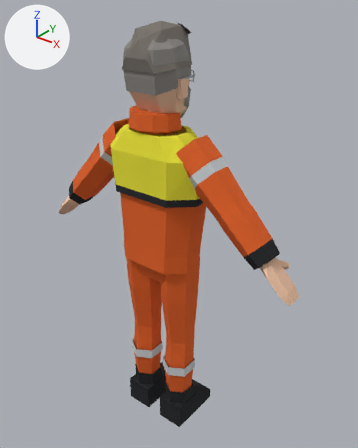
What one commit did to the Blender file characters/grey_beard_lead/grey_beard_lead_survival.blend.
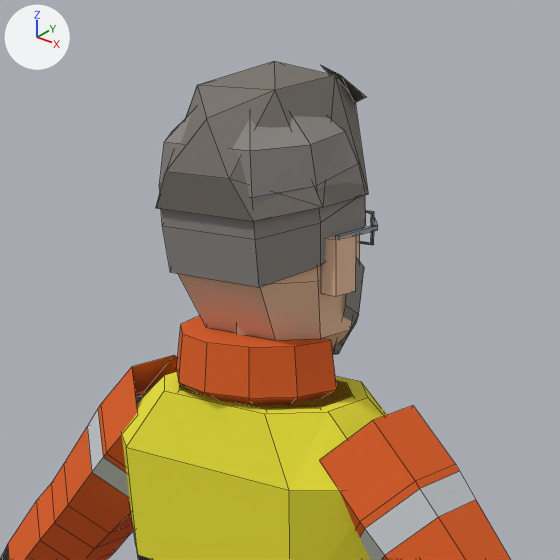
Each version is shown whole from a 50 mm camera at (1.246, -1.434, 1.935) aimed at (0.023, 0.095, 0.987), then close up on the part from 20% to 71% of the width and 0% to 42% of the height. Lighting does not change. The marker at upper left points along +X, +Y and +Z. The older version's two pictures come first. The close-ups show mesh edges as thin lines.

The first close-up shows 'grey_beard_lead_survival'.
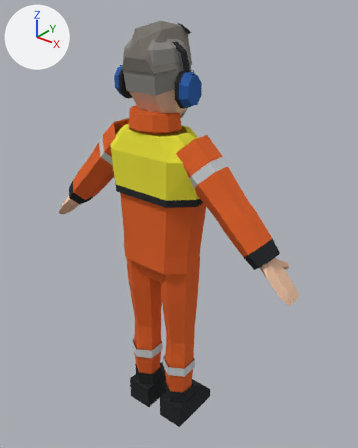
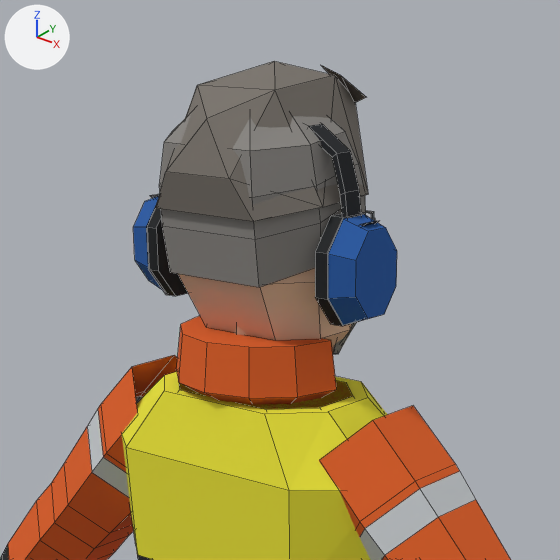
Location of each change, (x1, y1, x2, y2) in pixels of the close-ups (560 x 560 px):
part 1 of me_grey_beard_lead_survival, added
    after: (315, 212, 366, 326)
part 2 of me_grey_beard_lead_survival, added (blue)
    after: (328, 214, 397, 325)
part 3 of me_grey_beard_lead_survival, added
    after: (146, 204, 188, 296)
part 4 of me_grey_beard_lead_survival, added (blue)
    after: (133, 196, 162, 290)
part 5 of me_grey_beard_lead_survival, added
    after: (150, 124, 379, 226)

The change, as a list of edits to the scene's bpy script:
```text
Change me_grey_beard_lead_survival:
    used by ob_grey_beard_lead_survival; location = (0.0, 0.0, 0.0)
    remove me_grey_beard_lead_survival.from_pydata(...)  # 768 vertices, 597 faces; spans x -0.65..0.65, y -0.13..0.18, z 0.0..1.82
    add me_grey_beard_lead_survival.from_pydata(...)  # 876 vertices, 688 faces; spans x -0.65..0.65, y -0.13..0.18, z 0.0..1.82
    me_grey_beard_lead_survival part 1: a new loose piece, an 8-sided cylinder along x spanning x 0.128..0.146, y -0.062..0.038, z 1.531..1.657, in mat_m_characterpalette (picture img_palette_png)
    me_grey_beard_lead_survival part 2: a new loose piece, an 8-sided cut cone along x (radius 0.052 by 0.066 at the low end, 0.043 by 0.054 at the high end) spanning x 0.146..0.18, y -0.06..0.036, z 1.533..1.655, in mat_m_characterpalette (picture img_palette_png)
    me_grey_beard_lead_survival part 3: a new loose piece, an 8-sided cylinder along x spanning x -0.146..-0.128, y -0.062..0.038, z 1.531..1.657, in mat_m_characterpalette (picture img_palette_png)
    me_grey_beard_lead_survival part 4: a new loose piece, an 8-sided cut cone along x (radius 0.043 by 0.054 at the low end, 0.052 by 0.066 at the high end) spanning x -0.18..-0.146, y -0.06..0.036, z 1.533..1.655, in mat_m_characterpalette (picture img_palette_png)
    me_grey_beard_lead_survival part 5: a new loose piece of 44 vertices spanning x -0.17..0.17, y -0.03..0.0, z 1.63..1.78, in mat_m_characterpalette (picture img_palette_png)
```
